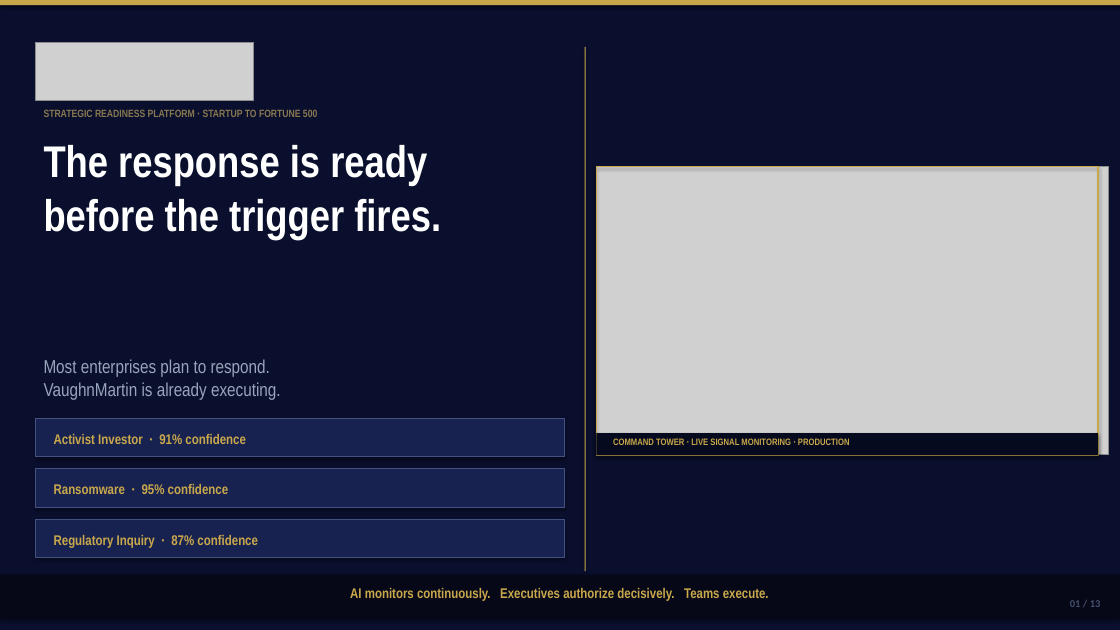
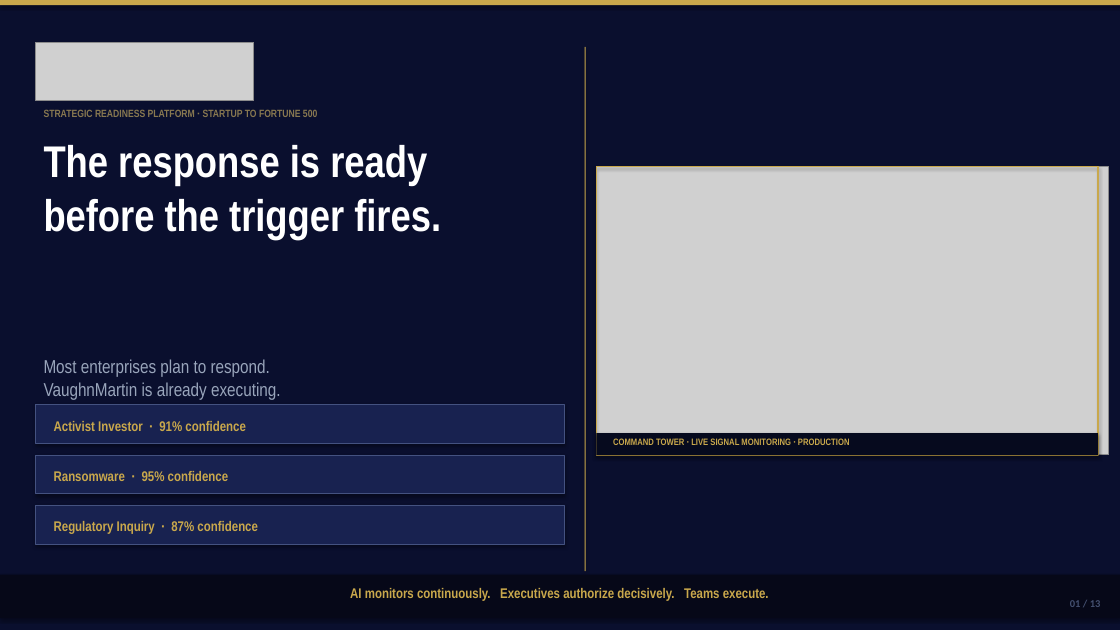
Before and after one commit to mbrunke18/CodePlatform1, a slide deck: slide 1 of attached_assets/VaughnMartin-Investor-Deck-v11-final.pptx. Drawn at 1120x630 pixels with LibreOffice and Linux fonts; fonts in the diff are those of the drawing; grey boxes stand for pictures. Boxes give left, top, right and bottom in pixels: in the first picture for what was removed or moved away, otherwise in the second. Text is boxed around its words. In the diff, an @@ line names an element or a change of style, - is before the commit and + after.

```diff
--- a/attached_assets/VaughnMartin-Investor-Deck-v11-final.pptx
+++ b/attached_assets/VaughnMartin-Investor-Deck-v11-final.pptx
@@ 3 texts, 3 rectangles: place and size @@
-3 texts, 3 rectangles at [35, 418, 565, 558]
+3 texts, 3 rectangles at [35, 405, 565, 544]
```
Also in this commit, not shown: 1 other slide changed, 1 other file.
